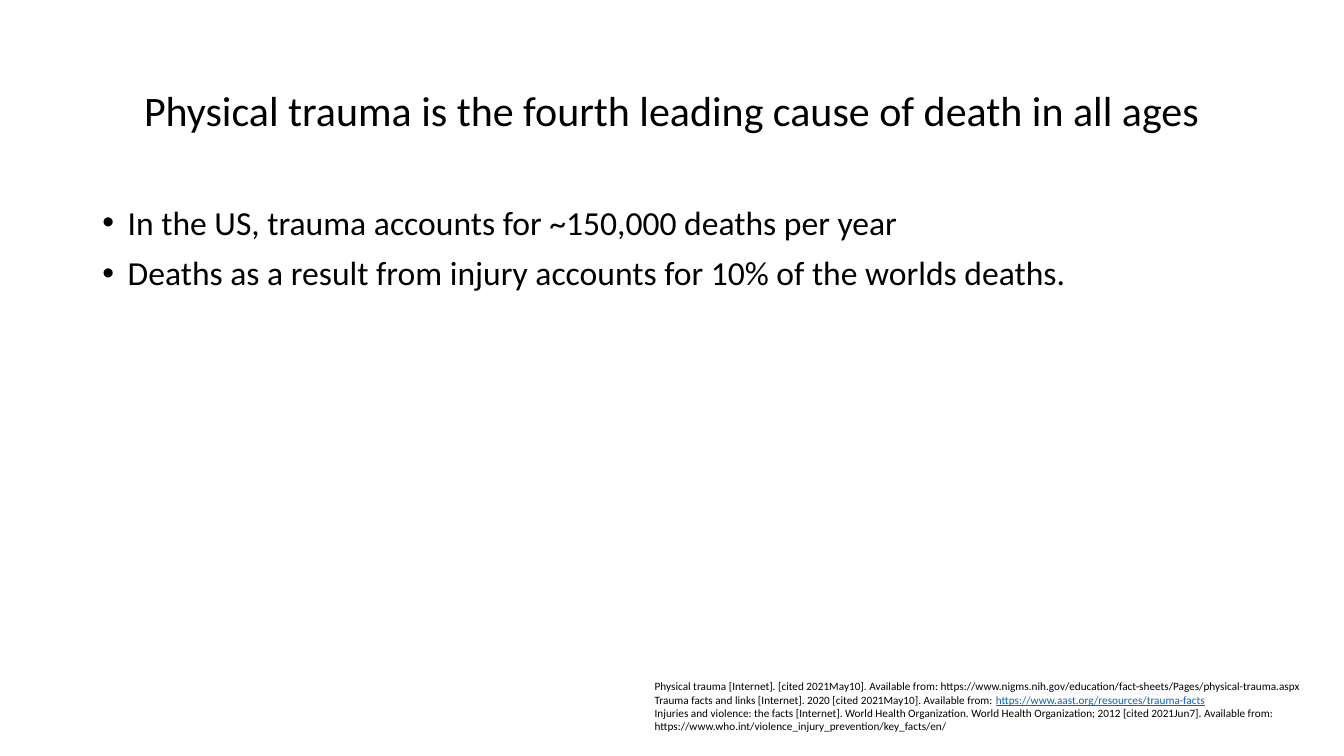
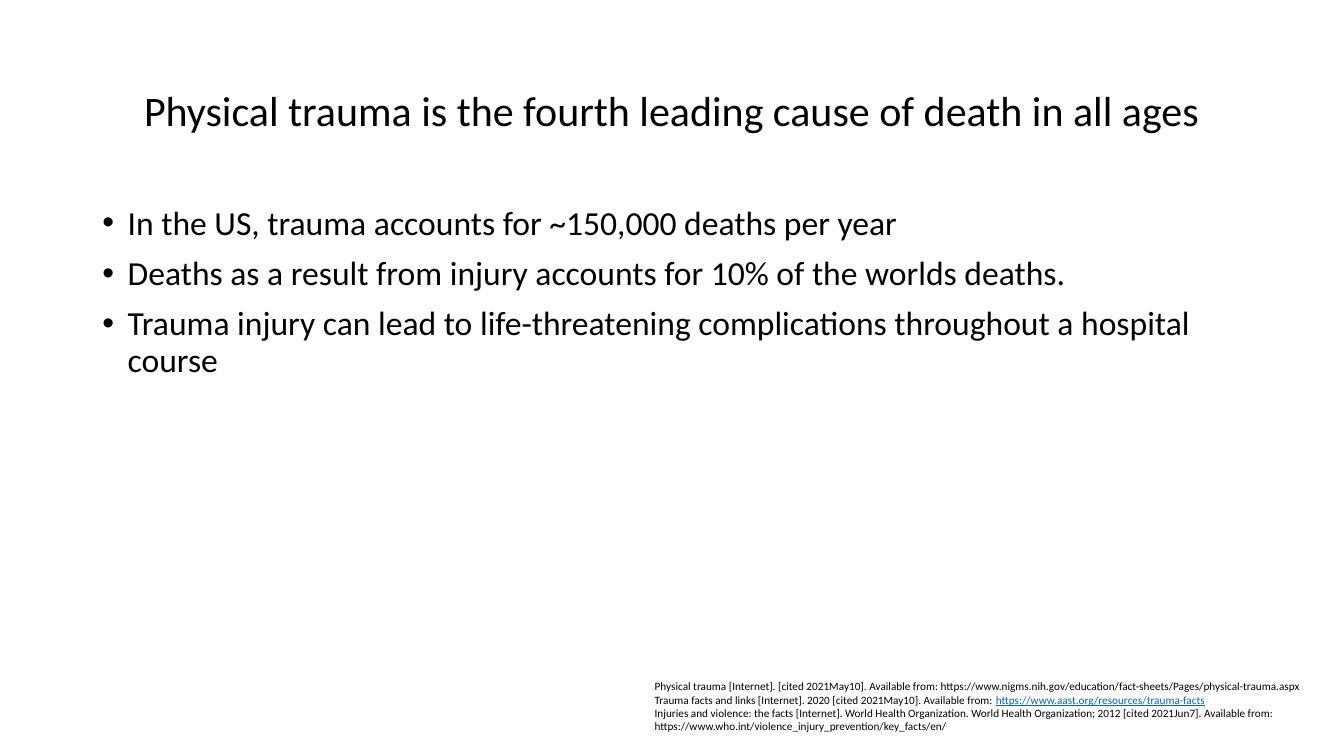
Before and after one commit to tliu-2/PROPPR, a slide deck: slide 2 of Presentation.pptx (slide 3 before the commit). Drawn at 1344x756 pixels with LibreOffice and Linux fonts; fonts in the diff are those of the drawing. Boxes give left, top, right and bottom in pixels: in the first picture for what was removed or moved away, otherwise in the second. Text is boxed around its words. In the diff, an @@ line names an element or a change of style, - is before the commit and + after.

```diff
--- a/Presentation.pptx
+++ b/Presentation.pptx
@@ text at (128, 311, 1190, 373): paragraph added @@
+• Trauma injury can lead to life-threatening complications throughout a hospital course
```
